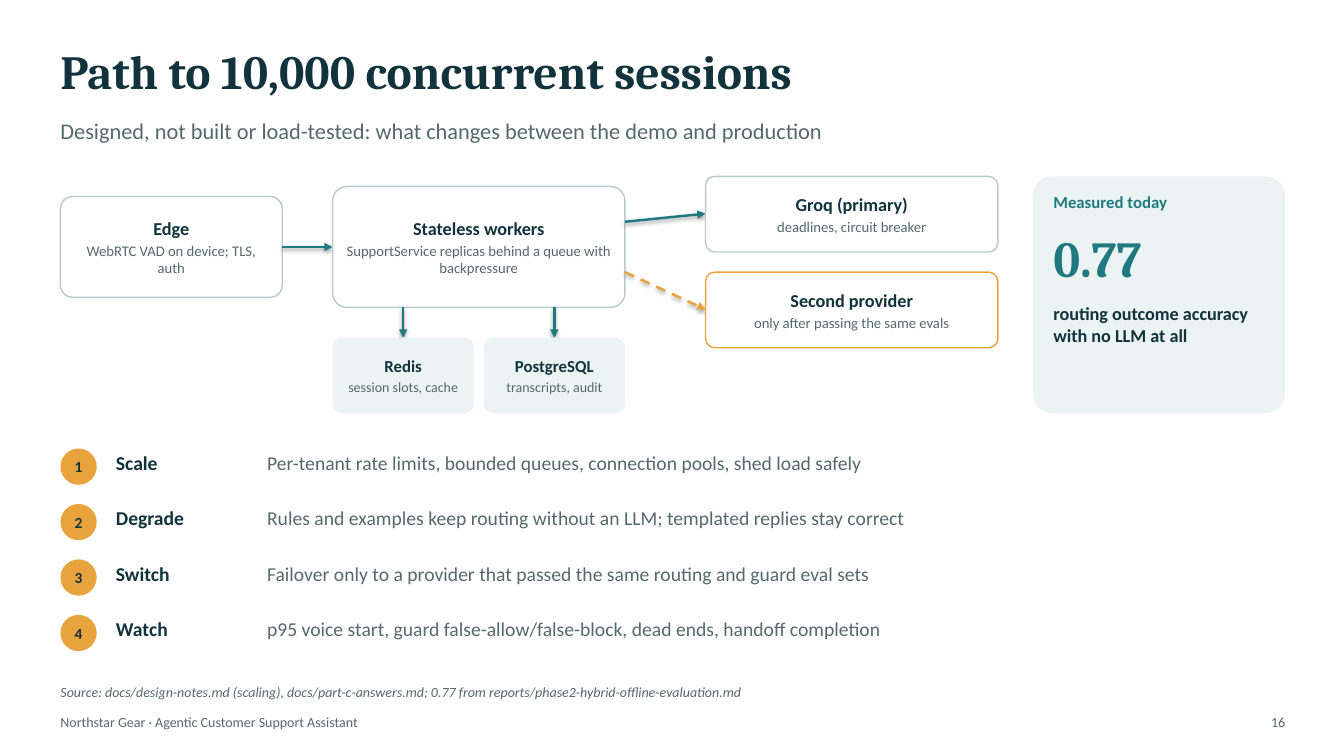
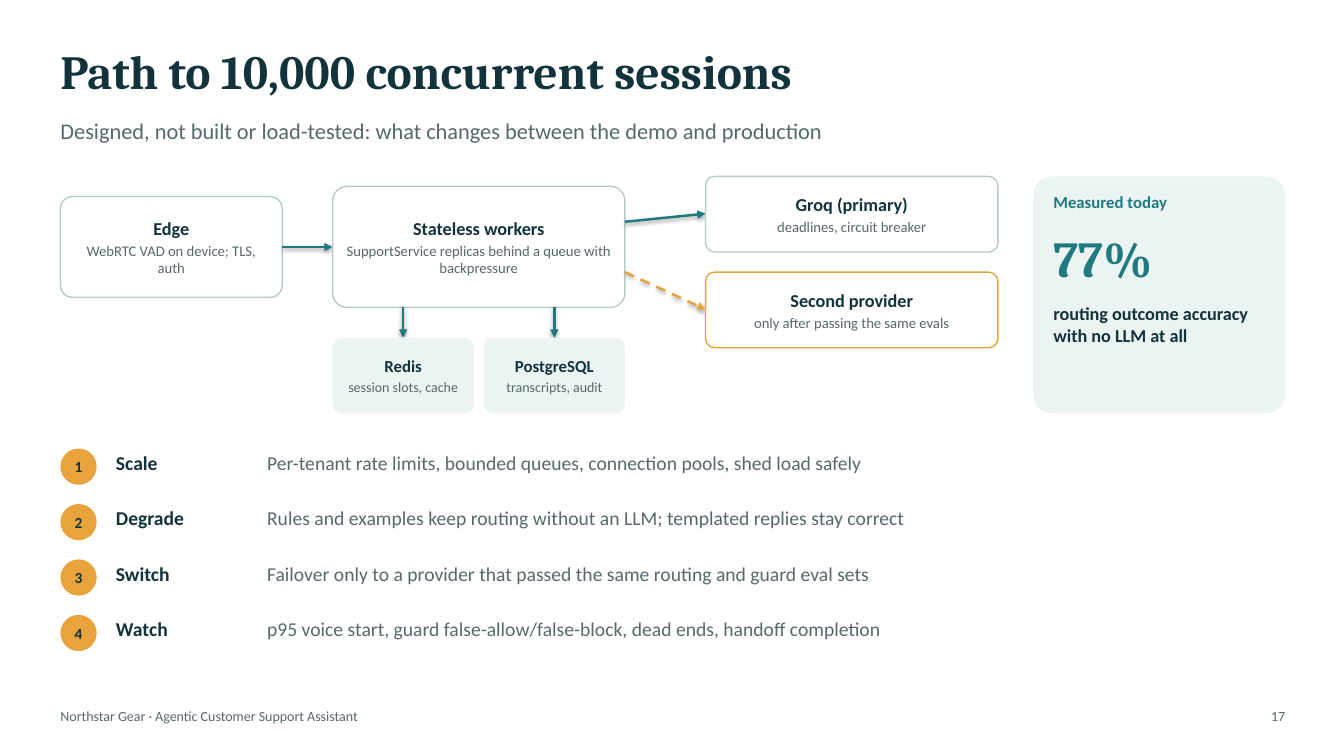
Before and after one commit to amit253/Agentic-Customer-Support-Assistant, a slide deck: slide 17 of presentation/agentic-customer-support.pptx (slide 16 before the commit). Drawn at 1344x756 pixels with LibreOffice and Linux fonts; fonts in the diff are those of the drawing. Boxes give left, top, right and bottom in pixels: in the first picture for what was removed or moved away, otherwise in the second. Text is boxed around its words. In the diff, an @@ line names an element or a change of style, - is before the commit and + after.

```diff
--- a/presentation/agentic-customer-support.pptx
+++ b/presentation/agentic-customer-support.pptx
@@ text at box(1053, 242, 1152, 279): text changed @@
-0.77
+77%
@@ text removed at box(60, 687, 741, 700) @@
-Source: docs/design-notes.md (scaling), docs/part-c-answers.md; 0.77 from reports/phase2-hybrid-offline-evaluation.md
@@ text "Northstar Gear · Agentic Customer ...": place and size @@
-text "Northstar Gear · Agentic Customer ..." at box(60, 717, 358, 730)
+text "Northstar Gear · Agentic Customer ..." at box(60, 711, 358, 724)
@@ text removed at box(1271, 717, 1285, 727) @@
-16
@@ text added at box(1271, 712, 1285, 721), 10 pt, text #55696D @@
+17
```
Also in this commit, not shown: 15 other slides changed, 2 slides added, 1 slide removed, 4 other files.
